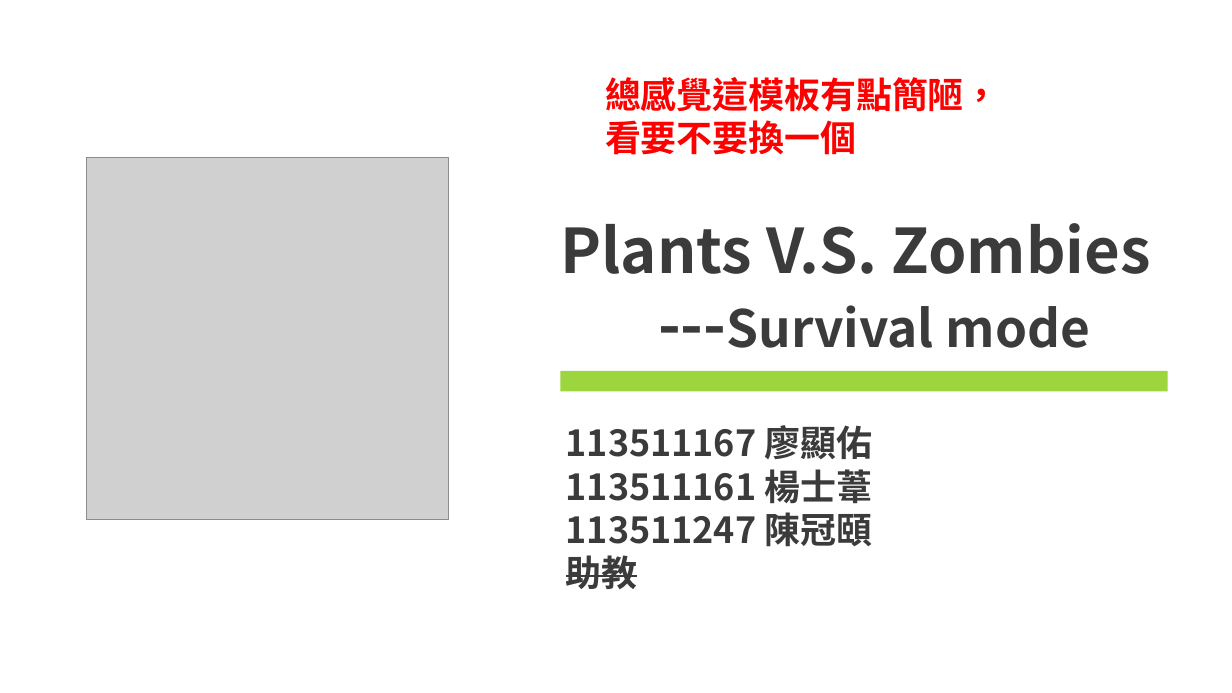
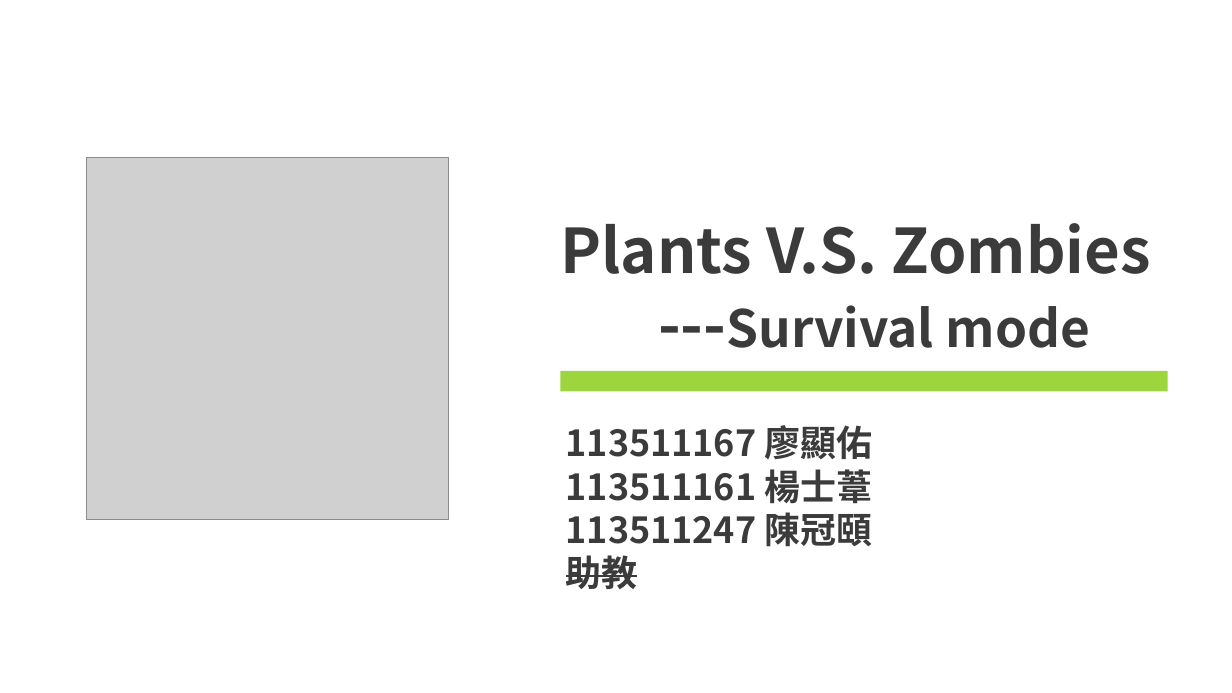
Before and after one commit to yoyo0213/oop-2025-proj-TA_v.s._Professor, a slide deck: slide 1 of oop final project.pptx. Drawn at 1232x693 pixels with LibreOffice and Linux fonts; fonts in the diff are those of the drawing; grey boxes stand for pictures. Boxes give left, top, right and bottom in pixels: in the first picture for what was removed or moved away, otherwise in the second. Text is boxed around its words. In the diff, an @@ line names an element or a change of style, - is before the commit and + after.

```diff
--- a/oop final project.pptx
+++ b/oop final project.pptx
@@ text removed at <box>605,77,1000,155</box> @@
-總感覺這模板有點簡陋，看要不要換一個
```
Also in this commit, not shown: 4 other slides changed, 1 other file.
